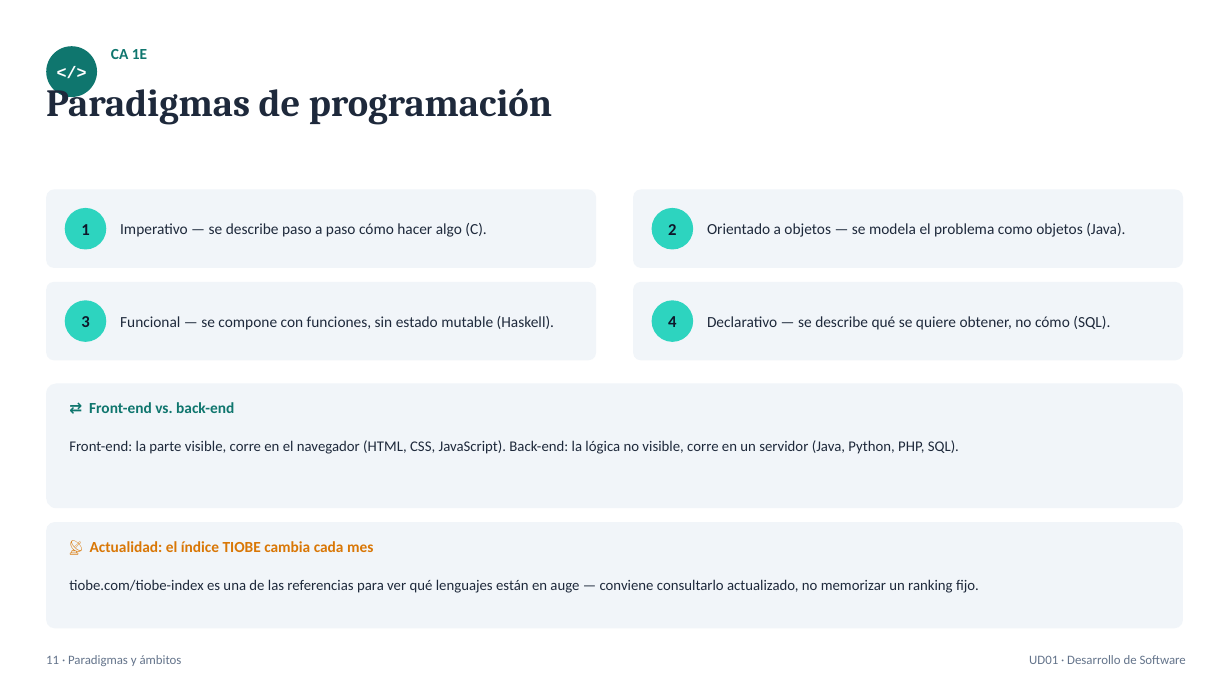
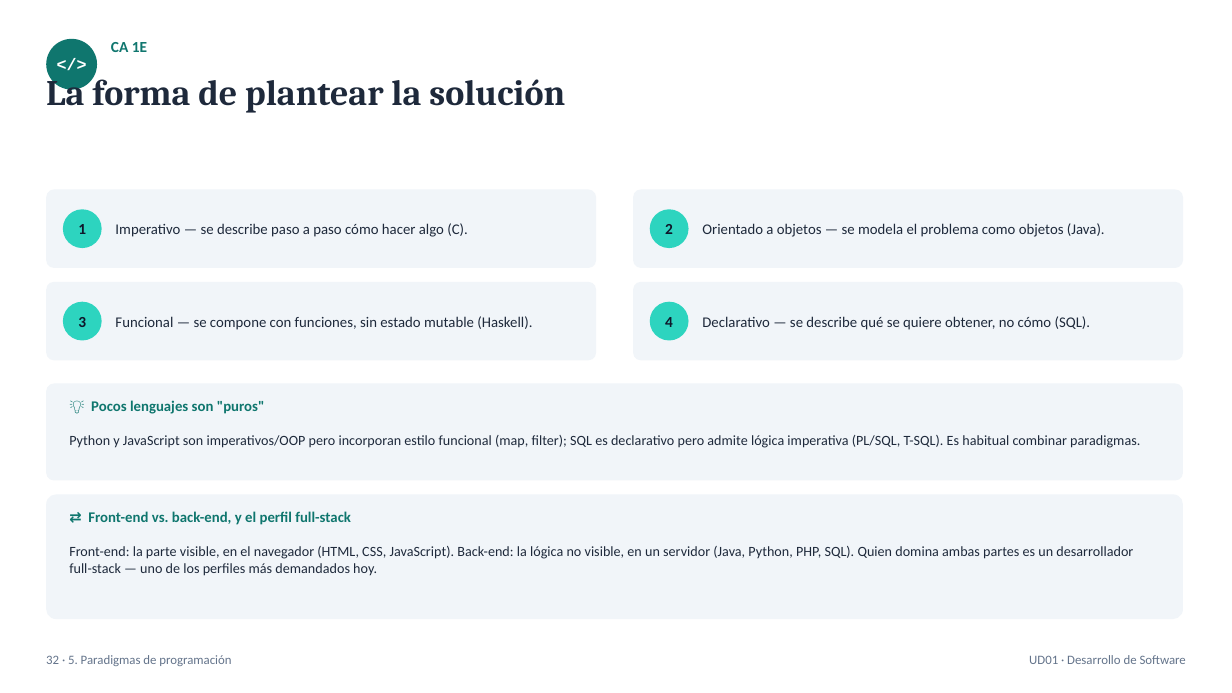
Before and after one commit to noelsueca-coder/temario-lmsgi-ede, a slide deck: slide 32 of EDE/UD01-Desarrollo-Software/UD01_EDE_Desarrollo_Software.pptx (slide 11 before the commit). Drawn at 1232x693 pixels with LibreOffice and Linux fonts; fonts in the diff are those of the drawing. Boxes give left, top, right and bottom in pixels: in the first picture for what was removed or moved away, otherwise in the second. Text is boxed around its words. In the diff, an @@ line names an element or a change of style, - is before the commit and + after.

```diff
--- a/EDE/UD01-Desarrollo-Software/UD01_EDE_Desarrollo_Software.pptx
+++ b/EDE/UD01-Desarrollo-Software/UD01_EDE_Desarrollo_Software.pptx
@@ 2 texts, 1 ellipse moved together from (x1=46, y1=46, x2=147, y2=97) to (x1=46, y1=39, x2=147, y2=90) @@
@@ text at (x1=46, y1=72, x2=565, y2=114): text changed; size 30 to 28 pt @@
-Paradigmas de programación
+La forma de plantear la solución
@@ size 12 to 11.5 pt in 4 elements at (x1=115, y1=223, x2=468, y2=237), (x1=115, y1=316, x2=532, y2=330), (x1=702, y1=223, x2=1105, y2=237), (x1=702, y1=316, x2=1091, y2=330) @@
@@ size 13 to 12 pt in 4 elements at (x1=78, y1=224, x2=86, y2=234), (x1=78, y1=317, x2=86, y2=327), (x1=665, y1=224, x2=673, y2=234), (x1=665, y1=317, x2=673, y2=327) @@
@@ 4 ellipses moved together from (x1=65, y1=208, x2=693, y2=342) to (x1=63, y1=209, x2=689, y2=340) @@
@@ rounded rectangle resized from (x1=46, y1=384, x2=1183, y2=508) to (x1=46, y1=384, x2=1183, y2=481) @@
@@ text at (x1=91, y1=400, x2=265, y2=414): text changed; size 12 to 11.5 pt @@
-⇄ Front-end vs. back-end
+💡 Pocos lenguajes son "puros"
@@ text at (x1=69, y1=435, x2=1140, y2=448): text changed; size 11.5 to 11 pt @@
-Front-end: la parte visible, corre en el navegador (HTML, CSS, JavaScript). Back-end: la lógica no visible, corre en un servidor (Java, Python, PHP, SQL).
+Python y JavaScript son imperativos/OOP pero incorporan estilo funcional (map, filter); SQL es declarativo pero admite lógica imperativa (PL/SQL, T-SQL). Es habitual combinar paradigmas.
@@ rounded rectangle resized from (x1=46, y1=522, x2=1183, y2=628) to (x1=46, y1=494, x2=1183, y2=619) @@
@@ text at (x1=88, y1=511, x2=351, y2=525): text changed; size 12 to 11.5 pt; text colour #D97706 to #0F766E @@
-📡 Actualidad: el índice TIOBE cambia cada mes
+⇄ Front-end vs. back-end, y el perfil full-stack
@@ text at (x1=69, y1=546, x2=1133, y2=576): text changed; size 11.5 to 11 pt @@
-tiobe.com/tiobe-index es una de las referencias para ver qué lenguajes están en auge — conviene consultarlo actualizado, no memorizar un ranking fijo.
+Front-end: la parte visible, en el navegador (HTML, CSS, JavaScript). Back-end: la lógica no visible, en un servidor (Java, Python, PHP, SQL). Quien domina ambas partes es un desarrollador full-stack — uno de los perfiles más demandados hoy.
@@ text at (x1=46, y1=655, x2=231, y2=666): text changed @@
-11 · Paradigmas y ámbitos
+32 · 5. Paradigmas de programación
```
Also in this commit, not shown: 8 other slides changed, 31 slides added, 6 slides removed, 2 other files.
